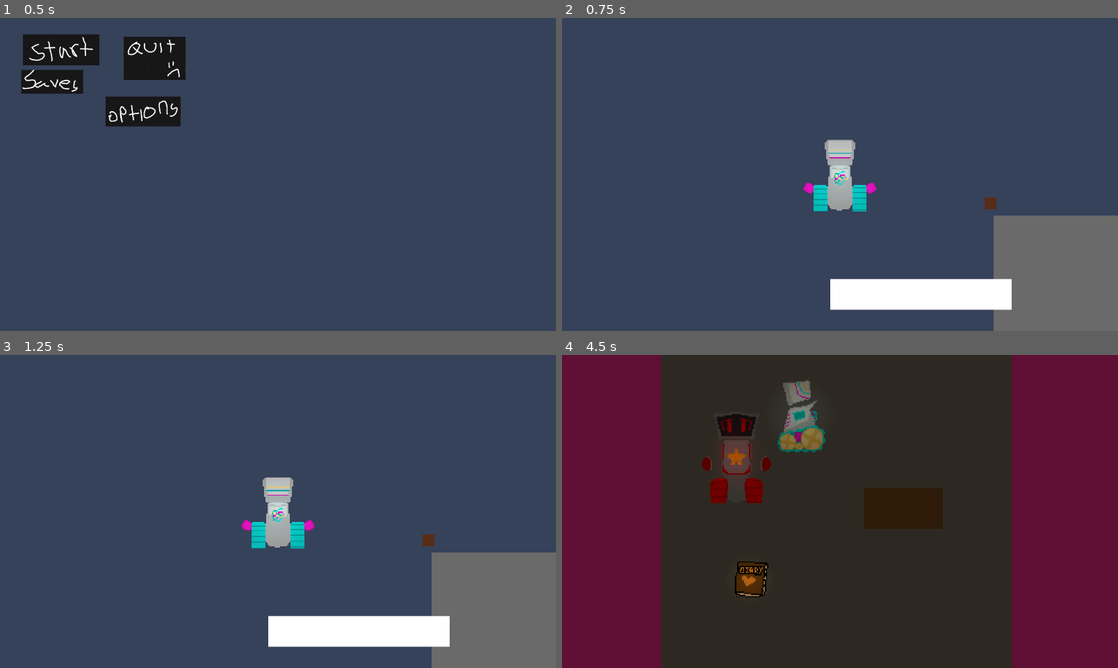
Above: before the commit, frames 1-4 (two rows, left to right).
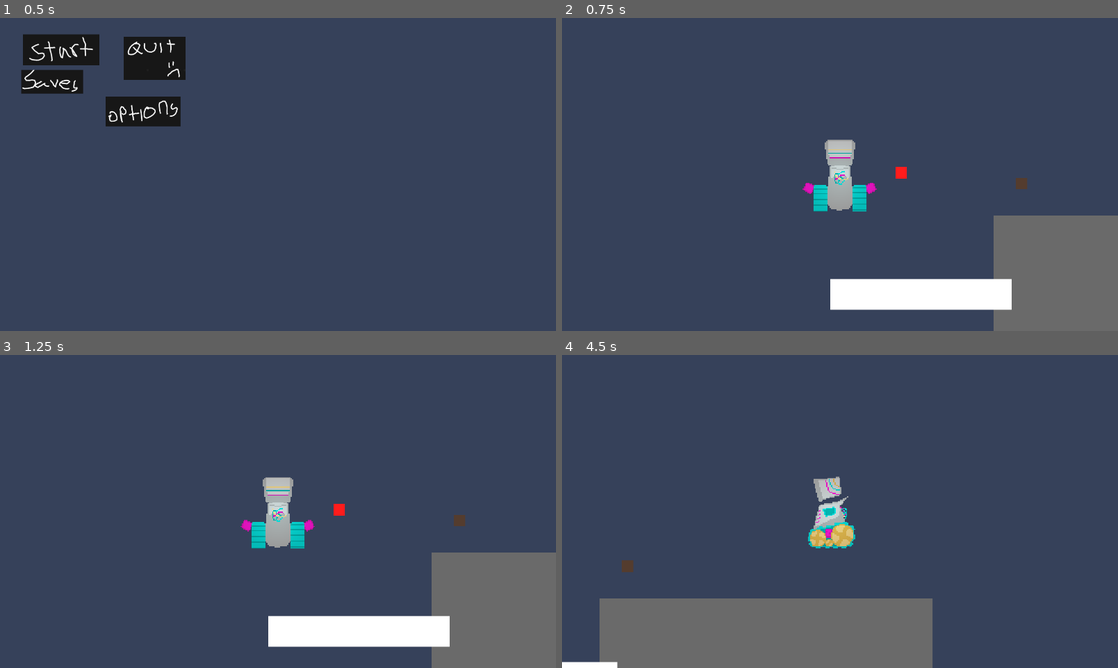
Above: after the commit, the same moments.

Repository: Kustardd/astra
Game: Godot game, scene res://scenes/main_menu.tscn
The game is run twice, just before and just after one commit, with the same random seed, the same clock (stepped at 60 frames per second) and the same inputs.
Inputs (mouse positions are in pixels of both pictures, inside the frame that each line leads up to):
- Up to frame 1 (0.5 s): no input
- Up to frame 2 (0.75 s): click (623, 49) at 0.5 s
- Up to frame 3 (1.25 s): no input
- Up to frame 4 (4.5 s): hold D (right) 1.28-2.03 s; tap I (i) at 1.35, 2.3, 3.6 s; tap E (interact) at 1.55, 2.1, 3.05, 4.35 s; hold S (back) 2.03-2.78 s; hold W (front) 2.78-3.53 s; hold D (right) 2.78-4.28 s; hold A (left) from 4.28 s (still down)

Frame 1 is identical in both runs. In frame 2, 0.2% of the frame differs, in the area x 43-84%, y 47-62%; in frame 3, 0.2%; in frame 4, 100%, in the area x 0-100%, y 0-100%.
Error in both runs: Invalid access to property or key 'global_position' on a base object of type 'Nil'. (res://scripts/saves.gd:53)

Commit message:
fleshed out start room, added interact buttton

Diff:
--- a/scenes/Inv_UI.tscn
+++ b/scenes/Inv_UI.tscn
@@ -10,6 +10,7 @@
 script = ExtResource("1_o4mch")
 
 [node name="ColorRect" type="ColorRect" parent="." unique_id=1451698442]
+visible = false
 layout_mode = 0
 offset_right = 522.0
 offset_bottom = 375.0
--- a/scenes/astra.tscn
+++ b/scenes/astra.tscn
@@ -13,6 +13,8 @@
 [ext_resource type="Script" uid="uid://cajfw1fy20qh0" path="res://scripts/astraCamera_2d.gd" id="10_t3h82"]
 [ext_resource type="Script" uid="uid://ci4il4vb3l825" path="res://scripts/states/AstraIdle.gd" id="11_lgyr6"]
 [ext_resource type="PackedScene" uid="uid://kd42foh4kj2w" path="res://scenes/Inv_UI.tscn" id="13_t3h82"]
+[ext_resource type="Texture2D" uid="uid://cek4g8cgl10es" path="res://assets/e for interact.png" id="14_eqqfr"]
+[ext_resource type="Script" uid="uid://ci078sb5t3g8s" path="res://scenes/e_for_interact.gd" id="15_5foh2"]
 
 [sub_resource type="Gradient" id="Gradient_t3h82"]
 offsets = PackedFloat32Array(0.00949367, 1)
@@ -386,10 +388,14 @@
 "speed": 5.0
 }]
 
+[sub_resource type="CircleShape2D" id="CircleShape2D_80elw"]
+radius = 107.16809
+
 [node name="Astra" type="CharacterBody2D" unique_id=445600270]
 motion_mode = 1
 script = ExtResource("1_1e12r")
 inv = ExtResource("2_t3h82")
+baseSpeed = 720.0
 
 [node name="PointLight2D2" type="PointLight2D" parent="." unique_id=1525343907]
 position = Vector2(0, -128)
@@ -402,7 +408,7 @@
 
 [node name="Arm" type="AnimatedSprite2D" parent="." unique_id=809656082]
 texture_filter = 1
-position = Vector2(0, -128)
+position = Vector2(-1, -128)
 sprite_frames = SubResource("SpriteFrames_80elw")
 animation = &"Front"
 script = ExtResource("8_t3h82")
@@ -456,3 +462,27 @@
 metadata/_custom_type_script = "uid://ci4il4vb3l825"
 
 [node name="Inv_UI" parent="." unique_id=1120595599 instance=ExtResource("13_t3h82")]
+offset_left = 1377.0
+offset_top = -571.0
+offset_right = 1900.0
+offset_bottom = -195.0
+
+[node name="E" type="Node2D" parent="." unique_id=1592679584]
+position = Vector2(0, -312)
+script = ExtResource("8_t3h82")
+wobbleLength = 8
+wobbleStrength = 32
+
+[node name="E for Interact" type="Sprite2D" parent="E" unique_id=1868377242]
+texture_filter = 1
+texture = ExtResource("14_eqqfr")
+script = ExtResource("15_5foh2")
+
+[node name="Item Detection" type="Area2D" parent="." unique_id=1968259540]
+position = Vector2(0, -116)
+
+[node name="CollisionShape2D" type="CollisionShape2D" parent="Item Detection" unique_id=1266814109]
+shape = SubResource("CircleShape2D_80elw")
+
+[connection signal="area_shape_entered" from="Item Detection" to="E/E for Interact" method="_on_item_detection_area_shape_entered"]
+[connection signal="area_shape_exited" from="Item Detection" to="E/E for Interact" method="_on_item_detection_area_shape_exited"]
--- /dev/null
+++ b/scenes/e_for_interact.gd
@@ -0,0 +1,20 @@
+extends Sprite2D
+
+#@onready var astra = get_node("Astra")
+# Called when the node enters the scene tree for the first time.
+func _ready() -> void:
+	self.visible = false
+
+
+# Called every frame. 'delta' is the elapsed time since the previous frame.
+func _process(delta: float) -> void:
+	#if astra.eVisibility != self.visible:
+		#self.visible = astra.eVisibility
+	pass
+
+func _on_item_detection_area_shape_entered(area_rid: RID, area: Area2D, area_shape_index: int, local_shape_index: int) -> void:
+	self.visible = true
+
+
+func _on_item_detection_area_shape_exited(area_rid: RID, area: Area2D, area_shape_index: int, local_shape_index: int) -> void:
+	self.visible = false
--- a/scenes/npc_1.tscn
+++ b/scenes/npc_1.tscn
@@ -52,7 +52,7 @@
 fill_to = Vector2(1, 0.5)
 
 [sub_resource type="CircleShape2D" id="CircleShape2D_2arpm"]
-radius = 226.97357
+radius = 146.05478
 
 [node name="NPC 1" type="StaticBody2D" unique_id=1215763232]
 script = ExtResource("1_xr7qm")
--- a/scenes/room_1.tscn
+++ b/scenes/room_1.tscn
@@ -9,7 +9,7 @@
 [ext_resource type="Script" uid="uid://bwb35sps8huk6" path="res://scripts/staticInteractable.gd" id="6_d0u7m"]
 
 [sub_resource type="CircleShape2D" id="CircleShape2D_80elw"]
-radius = 170.02647
+radius = 116.00431
 
 [sub_resource type="RectangleShape2D" id="RectangleShape2D_80elw"]
 size = Vector2(637, 1204)
@@ -30,7 +30,7 @@
 [sub_resource type="Compositor" id="Compositor_8oql1"]
 
 [sub_resource type="CircleShape2D" id="CircleShape2D_2arpm"]
-radius = 105.00476
+radius = 81.0
 
 [sub_resource type="Gradient" id="Gradient_3wwl0"]
 offsets = PackedFloat32Array(0.08469945, 0.6202186)
@@ -151,7 +151,7 @@
 
 [node name="NPC 1" parent="Rendering" unique_id=1215763232 instance=ExtResource("4_xhekj")]
 y_sort_enabled = true
-position = Vector2(-358, -28)
+position = Vector2(-447, -40)
 
 [node name="WorldEnvironment" type="WorldEnvironment" parent="Rendering" unique_id=192358214]
 environment = SubResource("Environment_80elw")
@@ -170,7 +170,7 @@
 [node name="CollisionShape2D" type="CollisionShape2D" parent="Rendering/Book/Interact" unique_id=1503862096]
 shape = SubResource("CircleShape2D_2arpm")
 
-[node name="TestObject" type="Sprite2D" parent="Rendering/Book" unique_id=1514531752]
+[node name="TestObject" type="Sprite2D" parent="Rendering/Book/Interact" unique_id=1514531752]
 texture_filter = 1
 position = Vector2(8, -128)
 texture = ExtResource("5_0akh5")
@@ -179,7 +179,7 @@
 wobbleLength = 2
 wobbleStrength = 8
 
-[node name="PointLight2D" type="PointLight2D" parent="Rendering/Book/TestObject" unique_id=466769606]
+[node name="PointLight2D" type="PointLight2D" parent="Rendering/Book/Interact/TestObject" unique_id=466769606]
 position = Vector2(-5, 129)
 color = Color(0.26936325, 0.16145644, 0.053922802, 1)
 texture = SubResource("GradientTexture2D_80elw")
--- /dev/null
+++ b/scenes/start_room.tscn
@@ -0,0 +1,173 @@
+[gd_scene format=3 uid="uid://bmxlvyigekgip"]
+
+[ext_resource type="Script" uid="uid://b651lc044qbcq" path="res://scripts/start_room.gd" id="1_i7km7"]
+[ext_resource type="Texture2D" uid="uid://xhp7ucqwxdie" path="res://assets/startRoom/glow.png" id="2_dd4jv"]
+[ext_resource type="Texture2D" uid="uid://c4f38hhho2fou" path="res://assets/startRoom/floor.png" id="3_fraim"]
+[ext_resource type="Texture2D" uid="uid://jjbevppk416d" path="res://assets/startRoom/wall.png" id="4_70ynr"]
+[ext_resource type="Texture2D" uid="uid://d4lafadtl0fwk" path="res://assets/startRoom/charger.png" id="5_vxkc8"]
+[ext_resource type="Texture2D" uid="uid://bynghyb5yv1fq" path="res://assets/startRoom/dirt.png" id="6_fraim"]
+[ext_resource type="Texture2D" uid="uid://b7tfmc7r2tmdi" path="res://assets/startRoom/vines.png" id="6_mmegb"]
+[ext_resource type="Texture2D" uid="uid://btqubbsdjfqbp" path="res://assets/startRoom/bush.png" id="7_70ynr"]
+[ext_resource type="Texture2D" uid="uid://bqdeg3gqupgm5" path="res://assets/startRoom/border.png" id="7_xhbgv"]
+[ext_resource type="PackedScene" uid="uid://dt7fmj75mippk" path="res://scenes/astra.tscn" id="8_0fied"]
+[ext_resource type="Script" uid="uid://ccuduwwevrkor" path="res://scripts/baseDoor.gd" id="11_70ynr"]
+
+[sub_resource type="Environment" id="Environment_80elw"]
+background_mode = 3
+glow_enabled = true
+glow_normalized = true
+glow_intensity = 1.46
+glow_strength = 0.84
+glow_bloom = 0.31
+fog_light_color = Color(0.31718937, 0.35064307, 0.39526492, 1)
+
+[sub_resource type="RectangleShape2D" id="RectangleShape2D_6kg0m"]
+size = Vector2(1037, 187)
+
+[sub_resource type="Gradient" id="Gradient_70ynr"]
+
+[sub_resource type="GradientTexture2D" id="GradientTexture2D_2arpm"]
+gradient = SubResource("Gradient_70ynr")
+width = 972
+fill_from = Vector2(0.5, 1)
+fill_to = Vector2(0.5, 0)
+
+[sub_resource type="Gradient" id="Gradient_vxkc8"]
+offsets = PackedFloat32Array(0.21835443, 1)
+
+[sub_resource type="GradientTexture2D" id="GradientTexture2D_80elw"]
+gradient = SubResource("Gradient_vxkc8")
+width = 1904
+height = 120
+fill_from = Vector2(0.5, 1)
+fill_to = Vector2(0.5, 0)
+
+[sub_resource type="RectangleShape2D" id="RectangleShape2D_80elw"]
+size = Vector2(200, 1200)
+
+[sub_resource type="RectangleShape2D" id="RectangleShape2D_2arpm"]
+size = Vector2(200, 1200)
+
+[sub_resource type="RectangleShape2D" id="RectangleShape2D_wgpu7"]
+size = Vector2(2000, 200)
+
+[sub_resource type="RectangleShape2D" id="RectangleShape2D_hdqc5"]
+size = Vector2(2000, 200)
+
+[sub_resource type="CircleShape2D" id="CircleShape2D_80elw"]
+radius = 156.54073
+
+[node name="StartRoom" type="Node2D" unique_id=2140845314]
+script = ExtResource("1_i7km7")
+cameraLimLeft = -960.0
+cameraLimRight = 960.0
+cameraLimTop = -540.0
+cameraLimBottom = 540.0
+
+[node name="Rendering" type="Node2D" parent="." unique_id=54197500]
+
+[node name="WorldEnvironment" type="WorldEnvironment" parent="Rendering" unique_id=328109612]
+environment = SubResource("Environment_80elw")
+
+[node name="CanvasModulate" type="CanvasModulate" parent="Rendering" unique_id=1651065627]
+color = Color(0.3201169, 0.29476684, 0.27303356, 1)
+
+[node name="Underglow" type="Sprite2D" parent="Rendering" unique_id=1080090701]
+modulate = Color(1.5116247, 1.5116247, 1.5116247, 1)
+texture_filter = 1
+texture = ExtResource("2_dd4jv")
+
+[node name="Floor" type="Sprite2D" parent="Rendering" unique_id=36546191]
+modulate = Color(1.4643909, 1.4643909, 1.4643909, 1)
+texture_filter = 1
+texture = ExtResource("3_fraim")
+
+[node name="Walls" type="Sprite2D" parent="Rendering" unique_id=194203756]
+texture_filter = 1
+texture = ExtResource("4_70ynr")
+
+[node name="Dirt" type="Sprite2D" parent="Rendering" unique_id=1320797063]
+texture_filter = 1
+texture = ExtResource("6_fraim")
+
+[node name="Charger" type="Sprite2D" parent="Rendering" unique_id=1555175964]
+modulate = Color(1.4190066, 1.4190066, 1.4190066, 1)
+y_sort_enabled = true
+texture_filter = 1
+texture = ExtResource("5_vxkc8")
+
+[node name="StaticBody2D" type="StaticBody2D" parent="Rendering/Charger" unique_id=1262270853]
+
+[node name="CollisionShape2D" type="CollisionShape2D" parent="Rendering/Charger/StaticBody2D" unique_id=1444176633]
+position = Vector2(-474.5, -245.5)
+shape = SubResource("RectangleShape2D_6kg0m")
+
+[node name="Vines" type="Sprite2D" parent="Rendering" unique_id=1759092590]
+texture_filter = 1
+texture = ExtResource("6_mmegb")
+
+[node name="Astra" parent="Rendering" unique_id=445600270 instance=ExtResource("8_0fied")]
+position = Vector2(-153, -11)
+
+[node name="Bush" type="Sprite2D" parent="Rendering" unique_id=985095659]
+y_sort_enabled = true
+texture_filter = 1
+texture = ExtResource("7_70ynr")
+
+[node name="Border" type="Sprite2D" parent="Rendering" unique_id=151705763]
+texture_filter = 1
+texture = ExtResource("7_xhbgv")
+
+[node name="ChargerLight" type="PointLight2D" parent="Rendering" unique_id=2119947157]
+position = Vector2(-454, -304)
+color = Color(0.36803448, 0.51660746, 0.727091, 1)
+texture = SubResource("GradientTexture2D_2arpm")
+
+[node name="WallLight" type="PointLight2D" parent="Rendering" unique_id=536741603]
+position = Vector2(0, -472)
+color = Color(0.3103209, 0.22954574, 0.1425595, 1)
+texture = SubResource("GradientTexture2D_80elw")
+
+[node name="Walls" type="Node2D" parent="." unique_id=1544355686]
+
+[node name="WallLeft" type="StaticBody2D" parent="Walls" unique_id=318917274]
+
+[node name="CollisionShape2D" type="CollisionShape2D" parent="Walls/WallLeft" unique_id=198048588]
+position = Vector2(-1048, 0)
+shape = SubResource("RectangleShape2D_80elw")
+
+[node name="WallRight" type="StaticBody2D" parent="Walls" unique_id=1448360498]
+
+[node name="CollisionShape2D" type="CollisionShape2D" parent="Walls/WallRight" unique_id=1529924366]
+position = Vector2(1048, 0)
+shape = SubResource("RectangleShape2D_2arpm")
+
+[node name="WallTop" type="StaticBody2D" parent="Walls" unique_id=110138473]
+
+[node name="CollisionShape2D" type="CollisionShape2D" parent="Walls/WallTop" unique_id=1886874054]
+position = Vector2(0, -416)
+shape = SubResource("RectangleShape2D_wgpu7")
+
+[node name="WallBottom" type="StaticBody2D" parent="Walls" unique_id=77353973]
+
+[node name="CollisionShape2D" type="CollisionShape2D" parent="Walls/WallBottom" unique_id=1269230072]
+position = Vector2(0, 640)
+shape = SubResource("RectangleShape2D_hdqc5")
+
+[node name="Door" type="Area2D" parent="." unique_id=1491817503]
+script = ExtResource("11_70ynr")
+roomScene = "uid://bl551lyylk0n5"
+
+[node name="ColorRect" type="ColorRect" parent="Door" unique_id=377079638]
+offset_left = 917.0
+offset_top = -53.0
+offset_right = 1007.0
+offset_bottom = 207.0
+color = Color(0.33511627, 0.33511627, 0.33511627, 1)
+
+[node name="CollisionShape2D" type="CollisionShape2D" parent="Door" unique_id=2075792563]
+position = Vector2(1018, 78)
+shape = SubResource("CircleShape2D_80elw")
+
+[connection signal="body_entered" from="Door" to="Door" method="_on_body_entered"]
+[connection signal="body_exited" from="Door" to="Door" method="_on_body_exited"]
--- a/scenes/world.tscn
+++ b/scenes/world.tscn
@@ -5,12 +5,15 @@
 [ext_resource type="Script" uid="uid://ccuduwwevrkor" path="res://scripts/baseDoor.gd" id="2_k0juu"]
 
 [sub_resource type="CircleShape2D" id="CircleShape2D_80elw"]
-radius = 32.06244
+radius = 23.0
 
 [sub_resource type="PhysicsMaterial" id="PhysicsMaterial_nnsk1"]
 
 [sub_resource type="RectangleShape2D" id="RectangleShape2D_0ugm7"]
 size = Vector2(630, 114)
+
+[sub_resource type="CircleShape2D" id="CircleShape2D_2arpm"]
+radius = 32.01562
 
 [node name="World" type="Node2D" unique_id=137119163]
 y_sort_enabled = true
@@ -20,19 +23,19 @@
 cameraLimTop = -100000.0
 cameraLimBottom = 1000000.0
 
-[node name="Door" type="Area2D" parent="." unique_id=530994970]
+[node name="Room1" type="Area2D" parent="." unique_id=530994970]
 script = ExtResource("2_k0juu")
 roomScene = "uid://dqowcyprt7is0"
 
-[node name="ColorRect" type="ColorRect" parent="Door" unique_id=1078958767]
-offset_left = 19.0
-offset_top = -90.0
-offset_right = 59.0
-offset_bottom = -50.0
-color = Color(0.34294006, 0.17538983, 0.094211124, 1)
+[node name="ColorRect" type="ColorRect" parent="Room1" unique_id=1078958767]
+offset_left = 127.0
+offset_top = -158.0
+offset_right = 167.0
+offset_bottom = -118.0
+color = Color(0.33, 0.23595002, 0.18150002, 1)
 
-[node name="CollisionShape2D" type="CollisionShape2D" parent="Door" unique_id=1853533875]
-position = Vector2(43, -71)
+[node name="CollisionShape2D" type="CollisionShape2D" parent="Room1" unique_id=1853533875]
+position = Vector2(147, -136)
 shape = SubResource("CircleShape2D_80elw")
 
 [node name="Temporary Background" type="ColorRect" parent="." unique_id=771463958]
@@ -65,5 +68,22 @@
 unique_name_in_owner = true
 position = Vector2(-480.2, -41)
 
-[connection signal="body_entered" from="Door" to="Door" method="_on_body_entered"]
-[connection signal="body_exited" from="Door" to="Door" method="_on_body_exited"]
+[node name="StartRoom" type="Area2D" parent="." unique_id=1866128452]
+script = ExtResource("2_k0juu")
+roomScene = "uid://bmxlvyigekgip"
+
+[node name="ColorRect" type="ColorRect" parent="StartRoom" unique_id=81648060]
+offset_left = -289.0
+offset_top = -195.0
+offset_right = -249.0
+offset_bottom = -155.0
+color = Color(1, 0.110000014, 0.110000014, 1)
+
+[node name="CollisionShape2D" type="CollisionShape2D" parent="StartRoom" unique_id=1760760215]
+position = Vector2(-269, -172)
+shape = SubResource("CircleShape2D_2arpm")
+
+[connection signal="body_entered" from="Room1" to="Room1" method="_on_body_entered"]
+[connection signal="body_exited" from="Room1" to="Room1" method="_on_body_exited"]
+[connection signal="body_entered" from="StartRoom" to="StartRoom" method="_on_body_entered"]
+[connection signal="body_exited" from="StartRoom" to="StartRoom" method="_on_body_exited"]
--- a/scripts/astra.gd
+++ b/scripts/astra.gd
@@ -18,7 +18,8 @@
 @onready var direction = "front"
 var moving:= false
 
-
+##@onready var e := $"E for Interact"
+#var eVisibility := false
 
 func _process(_delta: float) -> void:
 	play_animation(direction)
--- a/scripts/staticInteractable.gd
+++ b/scripts/staticInteractable.gd
@@ -15,9 +15,16 @@
 
 func _on_body_entered(body: PhysicsBody2D):
 	interactable = true
+	#var astra = $Rendering/Astra
+	#astra.eVisibility = true
+	#print(astra.eVisibility)
+	#print("hello")
+
 
 func _on_body_exited(body: PhysicsBody2D):
 	interactable = false
+	#var astra = $Rendering/Astra
+	#astra.eVisibility = false
 
 
 # Called every frame. 'delta' is the elapsed time since the previous frame.
--- a/start_room.tscn
+++ /dev/null
@@ -1,90 +0,0 @@
-[gd_scene format=3 uid="uid://bmxlvyigekgip"]
-
-[ext_resource type="Script" uid="uid://b651lc044qbcq" path="res://start_room.gd" id="1_0jcho"]
-[ext_resource type="Texture2D" uid="uid://xhp7ucqwxdie" path="res://assets/startRoom/glow.png" id="1_rkvpa"]
-[ext_resource type="Texture2D" uid="uid://bbvkireuyst1s" path="res://assets/startRoom/floor.png" id="2_eqsgk"]
-[ext_resource type="PackedScene" uid="uid://dt7fmj75mippk" path="res://scenes/astra.tscn" id="2_krux0"]
-[ext_resource type="Texture2D" uid="uid://g7sn1eluywcd" path="res://assets/startRoom/walls.png" id="3_0jcho"]
-[ext_resource type="Texture2D" uid="uid://bqdeg3gqupgm5" path="res://assets/startRoom/border.png" id="4_krux0"]
-
-[sub_resource type="Environment" id="Environment_80elw"]
-background_mode = 3
-glow_enabled = true
-glow_normalized = true
-glow_intensity = 0.67
-glow_strength = 0.84
-glow_bloom = 0.16
-glow_blend_mode = 0
-
-[sub_resource type="RectangleShape2D" id="RectangleShape2D_80elw"]
-size = Vector2(200, 1200)
-
-[sub_resource type="RectangleShape2D" id="RectangleShape2D_2arpm"]
-size = Vector2(200, 1200)
-
-[sub_resource type="RectangleShape2D" id="RectangleShape2D_wgpu7"]
-size = Vector2(2000, 200)
-
-[sub_resource type="RectangleShape2D" id="RectangleShape2D_hdqc5"]
-size = Vector2(2000, 200)
-
-[node name="StartRoom" type="Node2D" unique_id=2140845314]
-script = ExtResource("1_0jcho")
-cameraLimLeft = -960.0
-cameraLimRight = 960.0
-cameraLimTop = -540.0
-cameraLimBottom = 540.0
-
-[node name="Rendering" type="Node2D" parent="." unique_id=54197500]
-
-[node name="WorldEnvironment" type="WorldEnvironment" parent="Rendering" unique_id=328109612]
-environment = SubResource("Environment_80elw")
-
-[node name="Glow" type="Sprite2D" parent="Rendering" unique_id=1080090701]
-modulate = Color(1.4643909, 1.4643909, 1.4643909, 1)
-texture_filter = 1
-texture = ExtResource("1_rkvpa")
-
-[node name="Floor" type="Sprite2D" parent="Rendering" unique_id=36546191]
-modulate = Color(1.4648298, 1.4648298, 1.4648298, 1)
-texture_filter = 1
-texture = ExtResource("2_eqsgk")
-
-[node name="Walls" type="Sprite2D" parent="Rendering" unique_id=194203756]
-texture_filter = 1
-texture = ExtResource("3_0jcho")
-
-[node name="Border" type="Sprite2D" parent="Rendering" unique_id=151705763]
-texture_filter = 1
-texture = ExtResource("4_krux0")
-
-[node name="Astra" parent="Rendering" unique_id=445600270 instance=ExtResource("2_krux0")]
-
-[node name="CanvasModulate" type="CanvasModulate" parent="Rendering" unique_id=1651065627]
-color = Color(0.3368016, 0.30459005, 0.28404447, 1)
-
-[node name="Walls" type="Node2D" parent="." unique_id=1544355686]
-
-[node name="WallLeft" type="StaticBody2D" parent="Walls" unique_id=318917274]
-
-[node name="CollisionShape2D" type="CollisionShape2D" parent="Walls/WallLeft" unique_id=198048588]
-position = Vector2(-1048, 0)
-shape = SubResource("RectangleShape2D_80elw")
-
-[node name="WallRight" type="StaticBody2D" parent="Walls" unique_id=1448360498]
-
-[node name="CollisionShape2D" type="CollisionShape2D" parent="Walls/WallRight" unique_id=1529924366]
-position = Vector2(1048, 0)
-shape = SubResource("RectangleShape2D_2arpm")
-
-[node name="WallTop" type="StaticBody2D" parent="Walls" unique_id=110138473]
-
-[node name="CollisionShape2D" type="CollisionShape2D" parent="Walls/WallTop" unique_id=1886874054]
-position = Vector2(0, -416)
-shape = SubResource("RectangleShape2D_wgpu7")
-
-[node name="WallBottom" type="StaticBody2D" parent="Walls" unique_id=77353973]
-
-[node name="CollisionShape2D" type="CollisionShape2D" parent="Walls/WallBottom" unique_id=1269230072]
-position = Vector2(0, 640)
-shape = SubResource("RectangleShape2D_hdqc5")
Binary file added: assets/e for interact.png
Not shown, added: assets/e for interact.png.import
Binary file added: assets/startRoom/bush.png
Not shown, added: assets/startRoom/bush.png.import
Binary file added: assets/startRoom/charger.png
Not shown, added: assets/startRoom/charger.png.import
Binary file added: assets/startRoom/dirt.png
Not shown, added: assets/startRoom/dirt.png.import
Binary file changed: assets/startRoom/floor.png
Not shown, changed: assets/startRoom/floor.png.import
Binary file added: assets/startRoom/sprouts.png
Not shown, added: assets/startRoom/sprouts.png.import
(and 8 more such lines)
